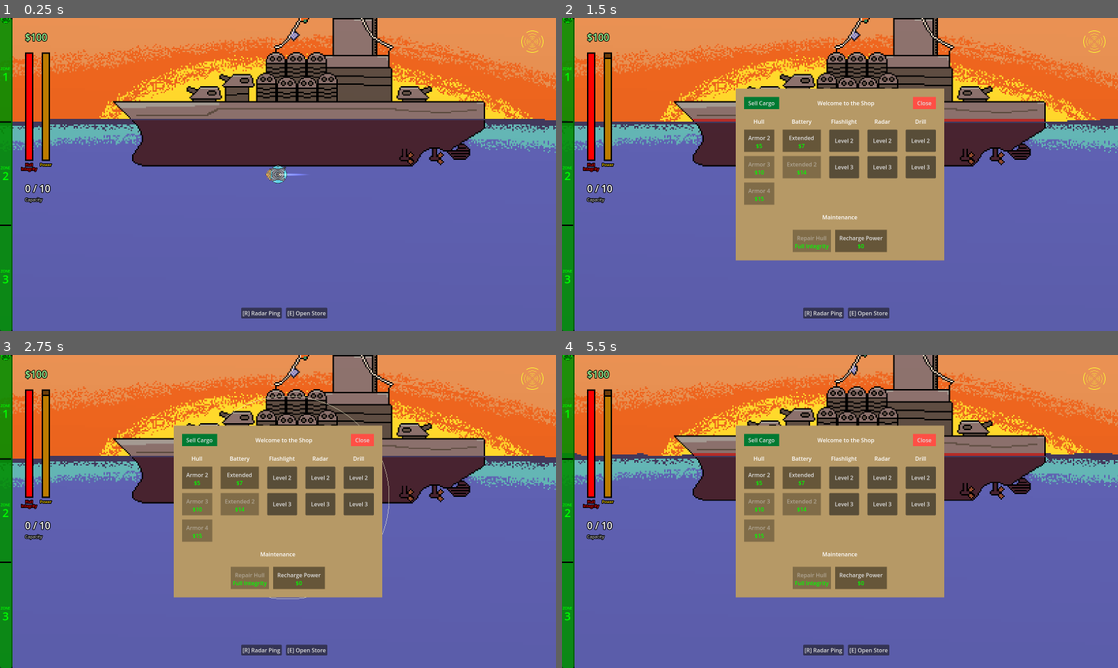
Above: before the commit, frames 1-4 (two rows, left to right).
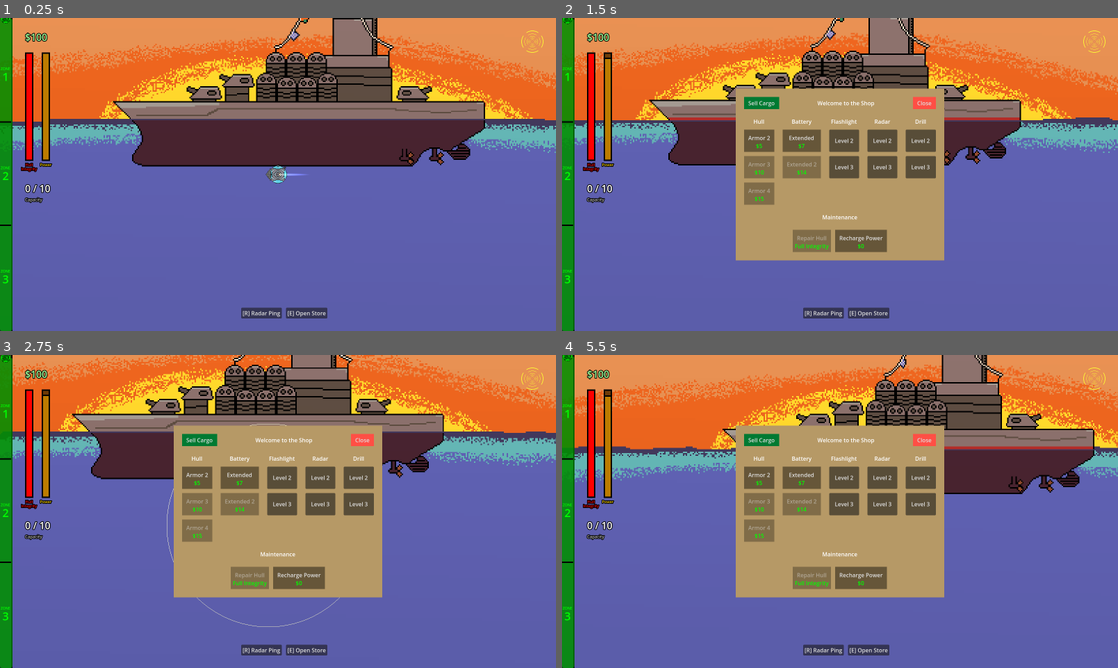
Above: after the commit, the same moments.

Repository: deruitda/ludum-dare-57
Game: Godot game, scene res://scenes/main.tscn
Same seed, same stepped clock (60 frames per second), same inputs: the game is played once before the commit and once after it.
Inputs:
- Up to frame 1 (0.25 s): no input
- Up to frame 2 (1.5 s): tap Enter at 0.5 s; hold D (move_right) 0.53-1.28 s; tap R at 0.6 s; hold S (move_down) from 1.28 s (still down); tap E at 1.35 s
- Up to frame 3 (2.75 s): release S (move_down) at 2.03 s; hold D (move_right) from 2.03 s (still down); tap F at 2.1 s
- Up to frame 4 (5.5 s): release D (move_right) at 2.78 s; hold W (move_up) 2.78-3.53 s; tap one key every 0.75 s from 2.85 s: R E F R; hold A (move_left) 3.53-5.03 s; hold S (move_down) from 5.03 s (still down)

The runs differ from the first frame. In frame 1, less than 0.1% of the frame differs, in the area x 47-49%, y 48-52%; in frame 2, 13%; in frame 3, 25%, in the area x 0-100%, y 0-87%; in frame 4, 17%.
Error before the commit: Parse Error: Identifier "audio_listener_2d" not declared in the current scope. (res://scenes/submarine/drill/drill.gd:105)

Commit message:
fixing drill

Diff:
--- a/scenes/submarine/drill/drill.gd
+++ b/scenes/submarine/drill/drill.gd
@@ -102,7 +102,7 @@
 	drillable_world_tile_map_player.drill_tile(drillable_tile_rid)
 
 	animated_sprite_2d.play("end_drilling")
-	audio_listener_2d.play()
+	audio_player.play()
 
 
 func abort_drilling():
--- a/scenes/submarine/submarine_body.gd
+++ b/scenes/submarine/submarine_body.gd
@@ -13,7 +13,6 @@
 @onready var direction_input: Vector2 = Vector2.ZERO
 @onready var jet_light: PointLight2D = $JetLight
 @onready var battery: Battery = $Battery
-@onready var ship_light: PointLight2D = $ShipLight
 
 var min_light_energy = 1.0
 var max_light_energy = 5.0
@@ -23,7 +22,12 @@
 	current_depth = global_position.y / GameState.PIXEL_SIZE
 
 	SignalBus.set_current_depth.emit(current_depth)
+
 func _physics_process(delta: float):
+	#if not direction_input == Vector2.ZERO:
+		#print("no direction")
+	#else:
+		#print("direction")
 	drill.set_current_input_direction(direction_input)
 	apply_rotation()
 
@@ -46,53 +50,13 @@
 	modulate_jet_light()
 	velocity_component.set_current_rotation(rotation_degrees)
 
-	if current_depth < 0.4:
-		velocity_component.apply_gravity(delta)
-	else:
-		apply_depth_effects()
-		drill.set_current_input_direction(direction_input)
-
-		move_to_center_component.set_current_position_value(global_position)
-		move_to_center_component.set_current_velocity(velocity)
-
-		if drill.is_actively_drilling:
-			move_to_center_component.set_current_input_direction(Vector2.ZERO)
-			move_to_center_component.set_must_move_to_center()
-		else:
-			var edge_directions: Array[Vector2] = edge_detector.get_edge_directions()
-			for edge_direction in edge_directions:
-				velocity_component.set_collision_direction(edge_direction)
-
-				if edge_directions.size() > 0:
-					move_to_center_component.set_must_move_to_center()
-
-		hull.update_depth(current_depth, delta)
-		GameState.update_depth(current_depth)
-		modulate_jet_light()
-		apply_rotation()
-		velocity_component.set_current_rotation(rotation_degrees)
-
-		if move_to_center_component.is_currently_centering:
-			var move_to_center_velocity: Vector2 = move_to_center_component.get_velocity_to_center()
-			velocity_component.set_velocity(move_to_center_velocity)
-		elif not drill.is_actively_drilling:
-			velocity_component.apply_move(direction_input, delta)
+	if move_to_center_component.is_currently_centering:
+		var move_to_center_velocity: Vector2 = move_to_center_component.get_velocity_to_center()
+		velocity_component.set_velocity(move_to_center_velocity)
+	elif not drill.is_actively_drilling:
+		velocity_component.apply_move(direction_input, delta)
 
 	velocity_component.do_character_move(self)
-
-func apply_depth_effects():
-	apply_ship_light()
-
-
-func apply_ship_light():
-	if current_depth >= 20:
-		ship_light.enabled = true
-		var energy = ship_light.energy
-		var lerped = lerp(energy, max_light_energy, 0.1)
-		ship_light.energy = lerped
-	else:
-		ship_light.enabled = false
-		ship_light.energy = 0
 
 func do_respawn():
 	if checkpoint:
